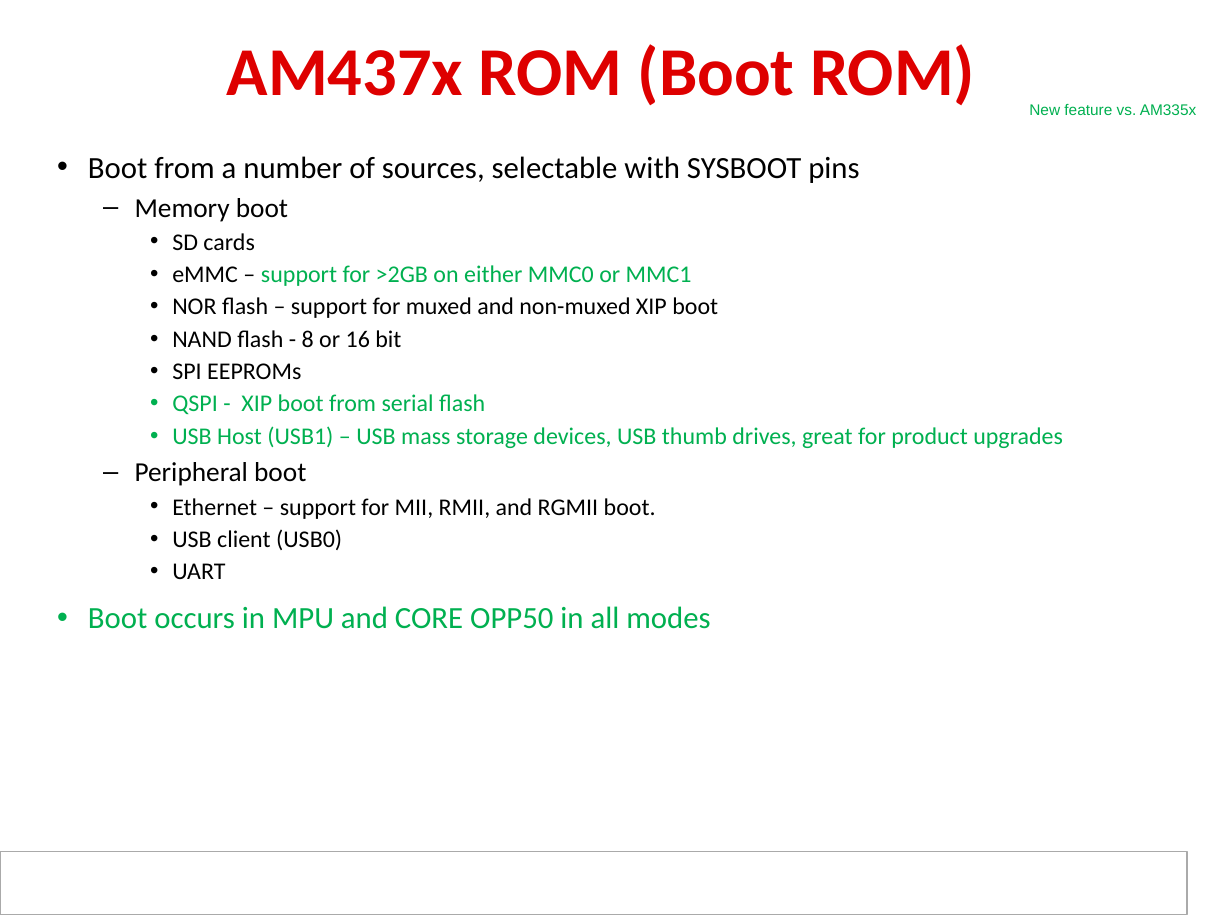
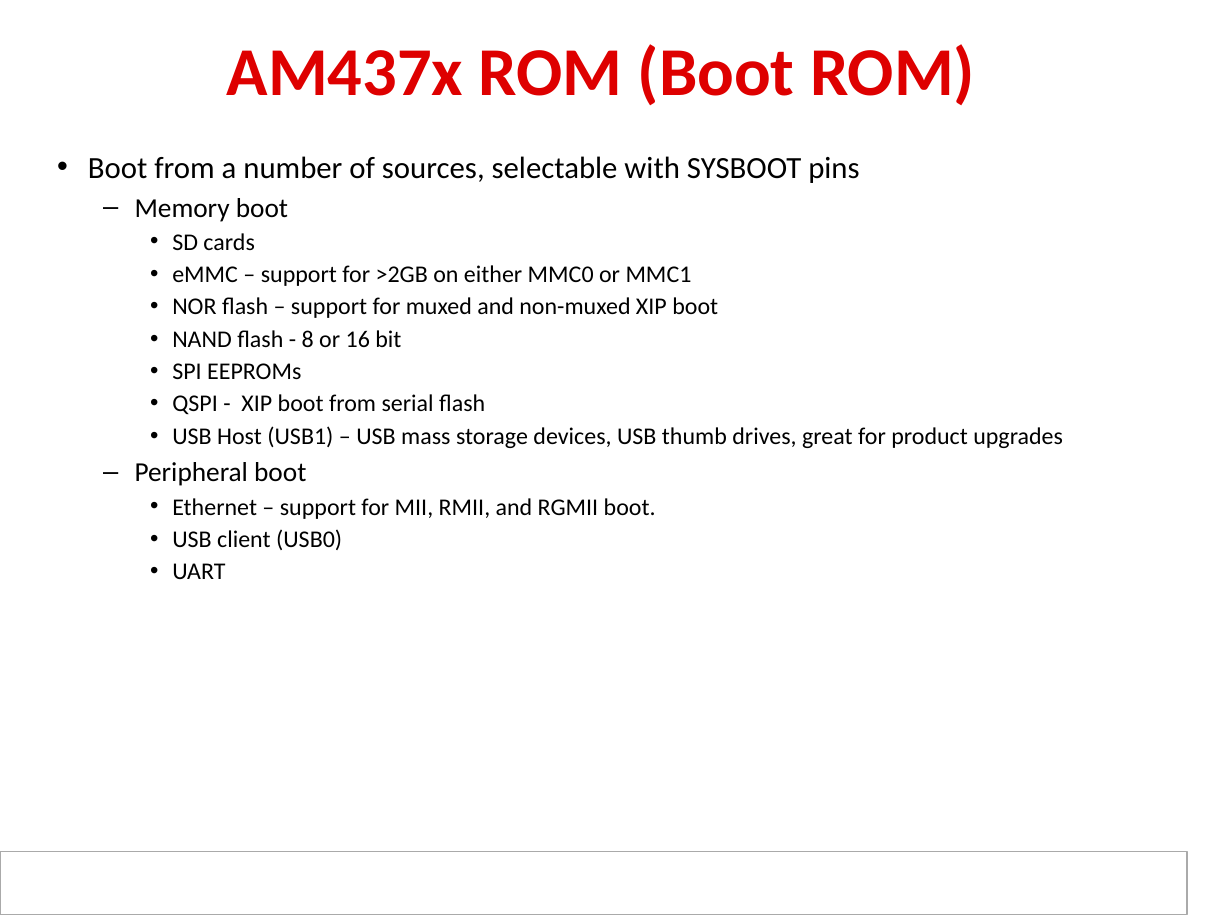
Before and after one commit to hari1989/keystone-workshop, a slide deck: slide 36 of preliminary/Working/presentations/Sitara/Ran_sitara_boot_camp_am437x_technical_overview_final.pptx (slide 37 before the commit). Drawn at 1232x924 pixels with LibreOffice and Linux fonts; fonts in the diff are those of the drawing; background and template pictures are left out. Boxes give left, top, right and bottom in pixels: in the first picture for what was removed or moved away, otherwise in the second. Text is boxed around its words. In the diff, an @@ line names an element or a change of style, - is before the commit and + after.

```diff
--- a/preliminary/Working/presentations/Sitara/Ran_sitara_boot_camp_am437x_technical_overview_final.pptx
+++ b/preliminary/Working/presentations/Sitara/Ran_sitara_boot_camp_am437x_technical_overview_final.pptx
@@ text removed at [1029,104,1197,115] @@
-New feature vs. AM335x
@@ text at [172,265,1063,448]: text colour #00B050 to #000000 in "support for >2GB on either MMC0 or ...", "QSPI - XIP boot from serial flash", "USB Host (USB1) – USB mass storage ..." @@
@@ text at [88,606,710,629]: paragraph removed @@
-• Boot occurs in MPU and CORE OPP50 in all modes
```
Also in this commit, not shown: 15 other slides changed, 1 slide removed.
